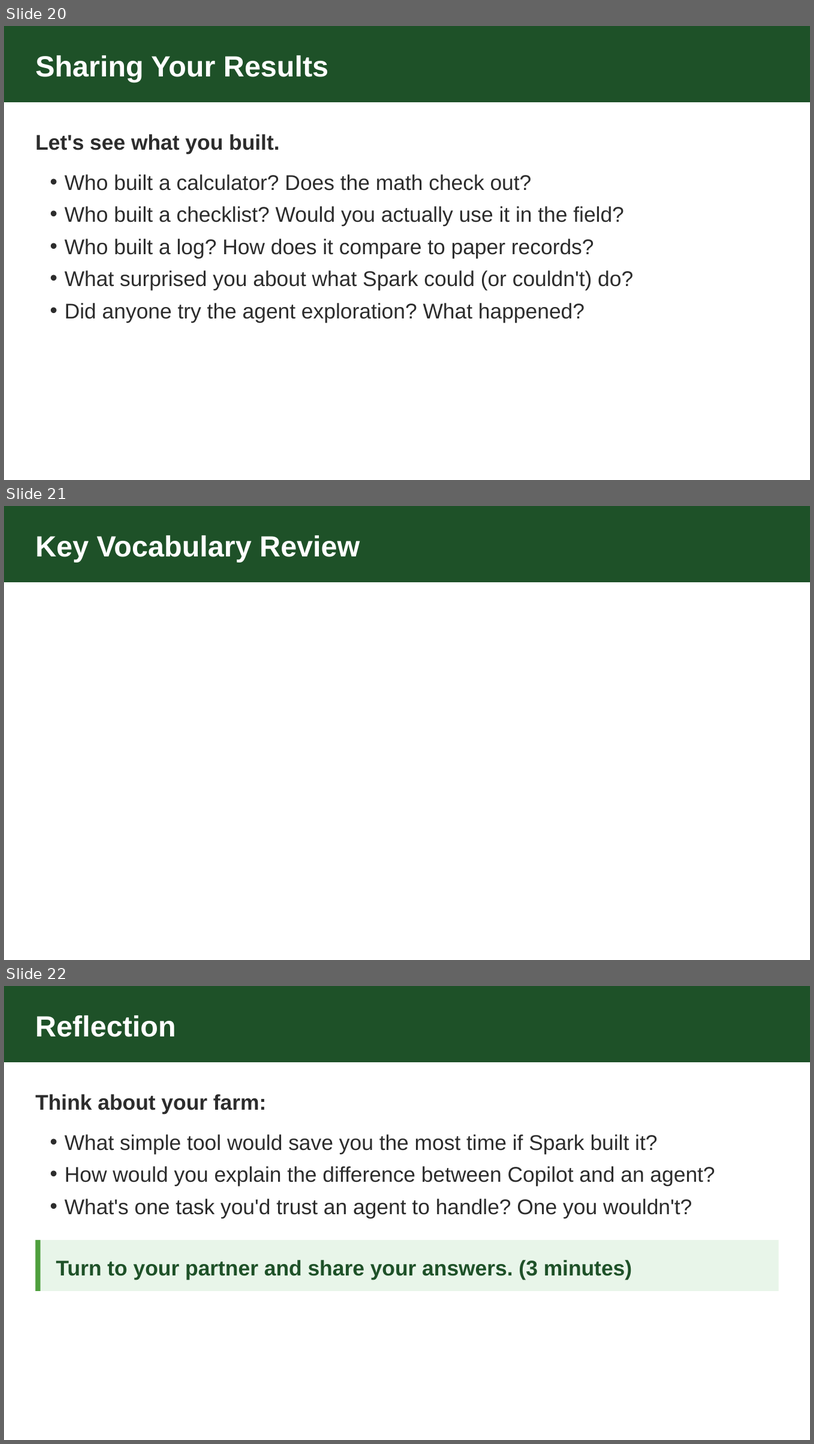
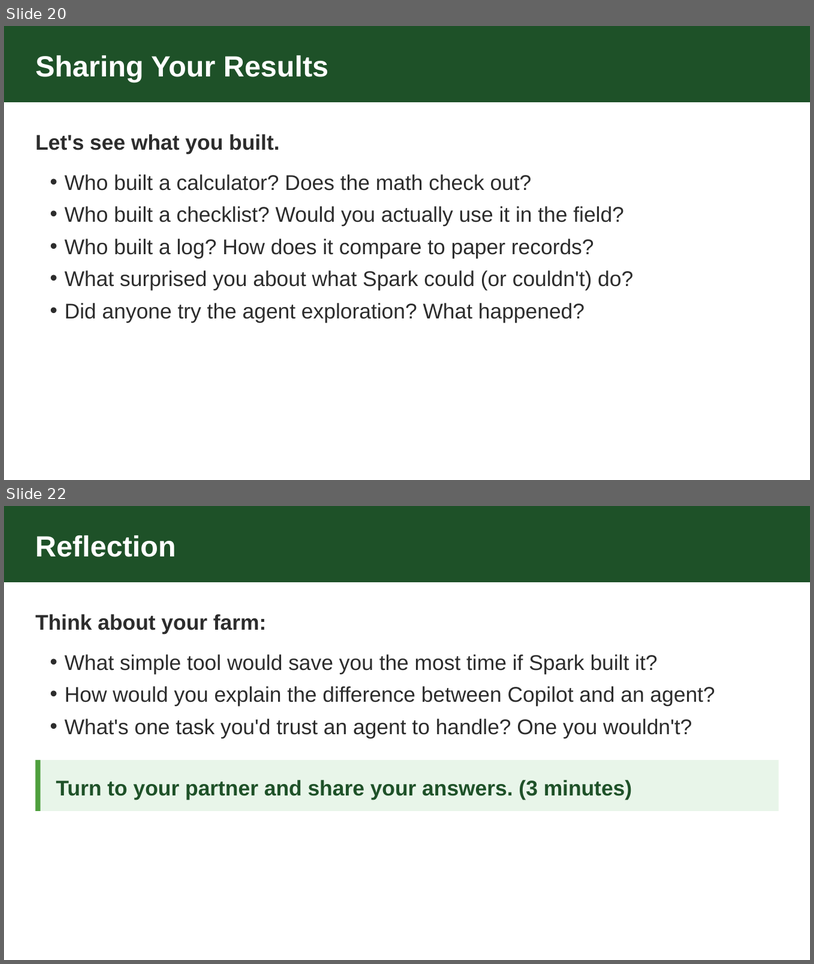
Before and after one commit to zircote/github4farms, a slide deck: sessions/session-11/slides.pptx. Shown one above the other, each under a label of ours: slides 20, 21 and 22 before the commit, slides 20 and 22 after it; the slides between them are not shown. The pictures are 814x1444 and 814x964 pixels, drawn with LibreOffice and Linux fonts; fonts in the diff are those of the drawing. Boxes give left, top, right and bottom in pixels: in the first picture for what was removed or moved away, otherwise in the second. Text is boxed around its words. In the diff, an @@ line names an element or a change of style, - is before the commit and + after.

```diff
--- a/sessions/session-11/slides.pptx
+++ b/sessions/session-11/slides.pptx
@@ slide 21 removed at (4, 506, 810, 960), background #FFFFFF @@
@@ rectangle removed at (4, 506, 810, 582) @@
@@ text removed at (35, 535, 360, 562) @@
-Key Vocabulary Review
```
Also in this commit, not shown: 5 slides changed, 1 slide added, 11 other files.
